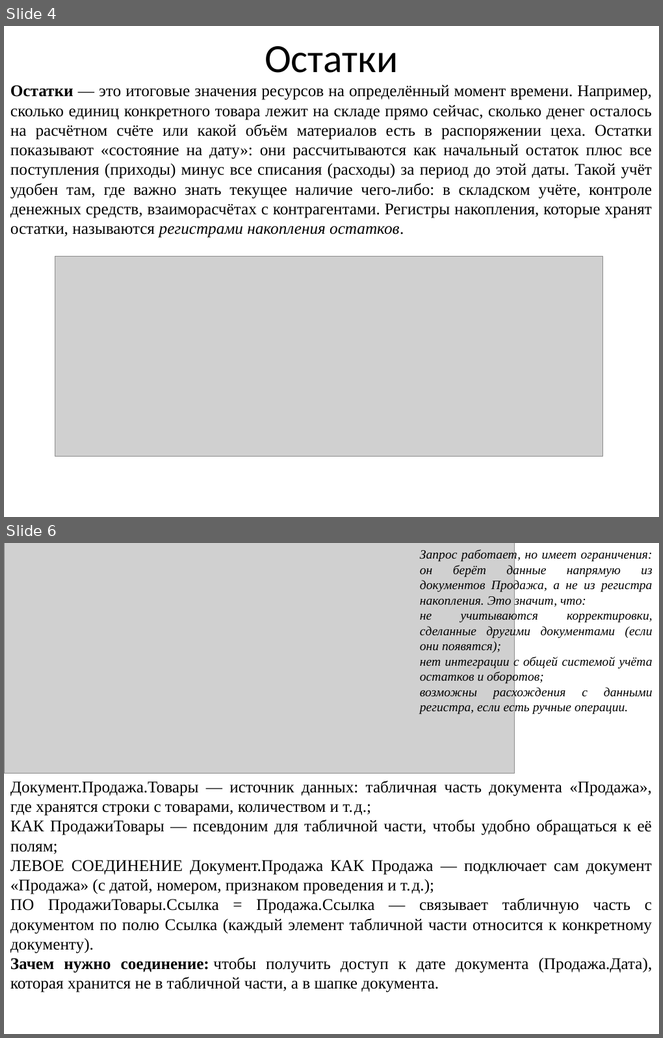
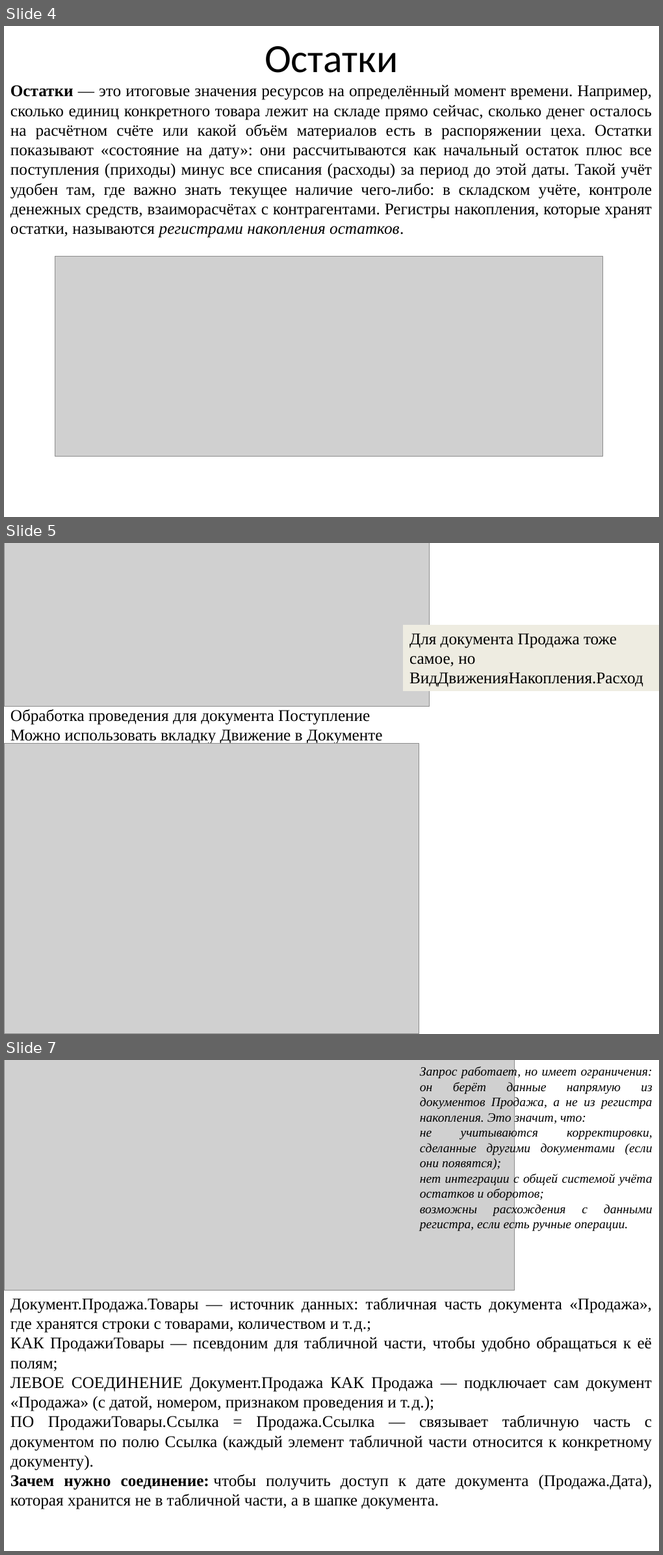
Before and after one commit to mbdatateach/site, a slide deck: 1С_Предприятие/практика 6.pptx. Shown one above the other, each under a label of ours: slides 4 and 6 before the commit, slides 4, 5 and 7 after it; the slides between them are not shown. The pictures are 663x1038 and 663x1555 pixels, drawn with LibreOffice and Linux fonts; fonts in the diff are those of the drawing; grey boxes stand for pictures. Boxes give left, top, right and bottom in pixels: in the first picture for what was removed or moved away, otherwise in the second. Text is boxed around its words. In the diff, an @@ line names an element or a change of style, - is before the commit and + after.

```diff
--- a/1С_Предприятие/практика 6.pptx
+++ b/1С_Предприятие/практика 6.pptx
@@ slide 5 added at [4, 543, 659, 1034], background #FFFFFF @@
@@ picture added at [4, 543, 429, 707] @@
@@ rectangle added at [403, 625, 659, 691], fill #EEECE1, 18 pt, text #000000 @@
+Для документа Продажа тоже самое, но ВидДвиженияНакопления.Расход
@@ text added at [10, 709, 383, 745], 18 pt, text #000000 @@
+Обработка проведения для документа Поступление
+Можно использовать вкладку Движение в Документе
@@ picture added at [4, 743, 419, 1034] @@
@@ what was slide 6 is now slide 7 @@
```
Also in this commit, not shown: 2 slides changed, 15 other files.
